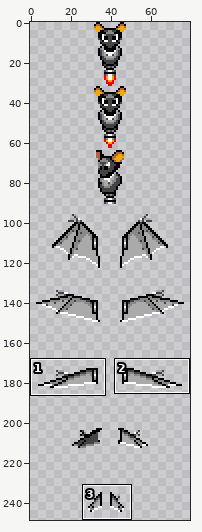
Two versions of one sprite sheet, Graphics/Enemies/Badnik_BBat.png. Above, an overview of the earlier version with the close-up marked.
Close-up. As it was:
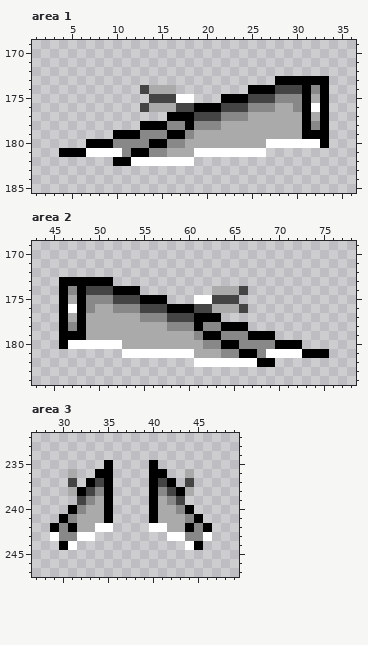
The file is 80x256 pixels. Shown: area 1: x 1..36, y 169..185; area 2: x 43..78, y 169..184; area 3: x 27..49, y 232..247. The wide view leaves out empty margins.
New version:
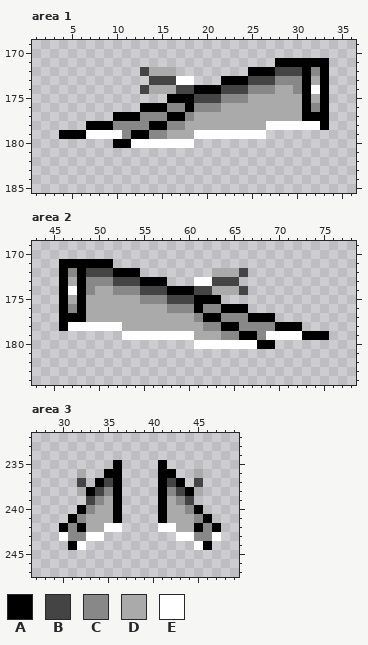
Palette (. is transparent): A #000000  B #444444  C #888888  D #aaaaaa  E #ffffff
Edits made:
Changed rows in their new state; - is an unchanged pixel.
Area 1:
first column x 4:
171 ------------------------AAAAAA
172 ---------BDDD--------AAABBBACA
173 ----------BBBEE---AAABBBCCC-D-
174 -------------BBAAABBBCCCDDC-E-
175 ----------..AAABBBCCCDDDDDD---
176 ---------AAACCACCCDDDDDD--D-C-
177 ------AAACCC--CDDDDDD-------A-
178 ---AAACCCC----DDDD-----EEEEEE-
179 AAAEEEEC-A--DDDEEEEEEEE.......
180 ---...AAEEEEEEE...............
181 .......................-------
182 ------.........---------------
Area 2:
first column x 46:
171 AAAAAA------------------------
172 ACABBBAAA--------DDDB---------
173 -D-CCCBBBAAA---EEBBB----------
174 -E-CDDCCCBBBAAABB-------------
175 ---DDDDDDCCCBBBAAA..----------
176 -C-D--DDDDDDCCCACCAAA---------
177 -A-------DDDDDDC--CCCAAA------
178 -EEEEEE-----DDDD----CCCCAAA---
179 .......EEEEEEEEDDD--A-CEEEEAAA
180 ...............EEEEEEEAA...---
181 -------.......................
182 ---------------.........------
Area 3:
first column x 29:
235 ------.A---.A------
236 --.D-.-A---.-A-.D--
237 --.B.ABA---.ABA.B--
238 --.DABCA---.ACBAD--
239 ---.BCDA---.ADCB---
240 --.AC-DA---.A-DCA--
241 -.AC--DA---.A--DCA-
242 .ACA-D-E---.-E-DACA
243 .E-C-E-------.-E-CE
244 -.AE-----------.EA-
Pixel boxes of the changes (left, top, right, bottom) in both close-ups:
changed: (59, 58, 329, 166)
changed: (59, 259, 329, 367)
changed: (50, 460, 221, 550)
